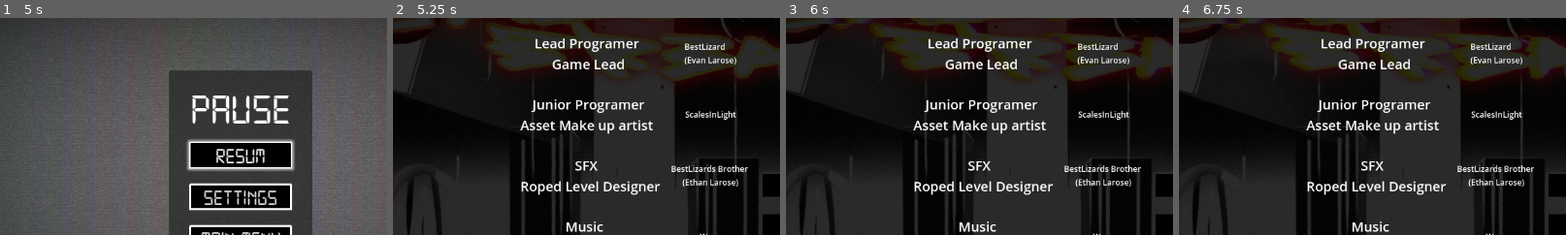
Above: before the commit, frames 1-4 (left to right).
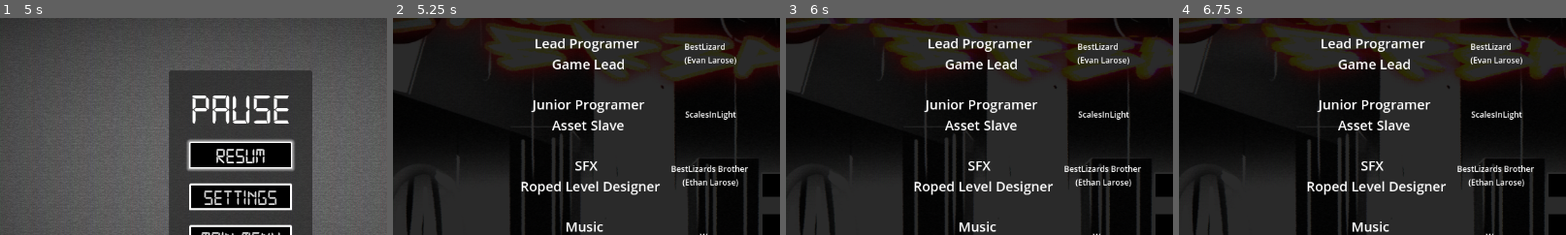
Above: after the commit, the same moments.

Repository: scales-in-git/TeamTime
Game: Godot game, scene res://Scenes/Menus/pause_menu.tscn
Same seed, same stepped clock (60 frames per second), same inputs: the game is played once before the commit and once after it. This scene is started directly instead of the project's main scene.
Inputs (mouse positions are % of the whole screen's width and height, from its top left):
- Up to frame 1 (5 s): click "Resum" at 0.5 s; tap Enter (ui_accept) at 1.25, 4.25 s; move the mouse to (72, 45) at 1.27 s; hold D (player_right) 1.28-2.03 s; hold Right mouse button (player_block_delete) 1.28-2.03 s; click (72, 45) at 1.42 s; tap Space (player_jump) at 1.52, 2.27, 3.77, 4.52 s; move the mouse to (30, 55) at 2.02 s; hold S 2.03-2.78 s; click (30, 55) at 2.1 s; move the mouse to (60, 28) at 2.77 s; hold D (player_right) 2.78-3.53 s; hold Q (player_delete_all) 2.78-3.53 s; move the mouse to (45, 70) at 3.52 s; hold W (player_up) 3.53-4.28 s; tap E (player_interact) at 3.6 s; click (45, 70) at 3.67 s; move the mouse to (80, 65) at 4.27 s; hold A (player_left) from 4.28 s (still down); hold F from 4.28 s (still down)
- Up to frame 2 (5.25 s): release A (player_left) at 5 s; release F at 5 s; click "Main Menu" at 5 s
- Up to frame 3 (6 s): click "Play" at 5.75 s
- Up to frame 4 (6.75 s): click "Play" at 6.5 s
The pictures show only the part of the screen within x 19-69%, y 15-65%; the shares and areas given below are measured in that part.

Frame 1 is identical in both runs. In frame 2, 0.9% of the frame differs, in the area x 32-68%, y 46-54%; in frame 3, 0.9%; in frame 4, 0.9%.

Commit message:
slave credit restated

Diff:
--- a/Scenes/Menus/main_menu.tscn
+++ b/Scenes/Menus/main_menu.tscn
@@ -494,7 +494,7 @@
 size_flags_horizontal = 4
 theme_override_font_sizes/font_size = 20
 text = "Junior Programer
-Asset Make up artist "
+Asset Slave"
 horizontal_alignment = 1
 
 [node name="Label4" type="Label" parent="CreditsMenu/VBoxContainer/Credits/Lead Programmer"]
Not shown: 1 places in Scenes/Menus/main_menu.tscn that only renumber resources
